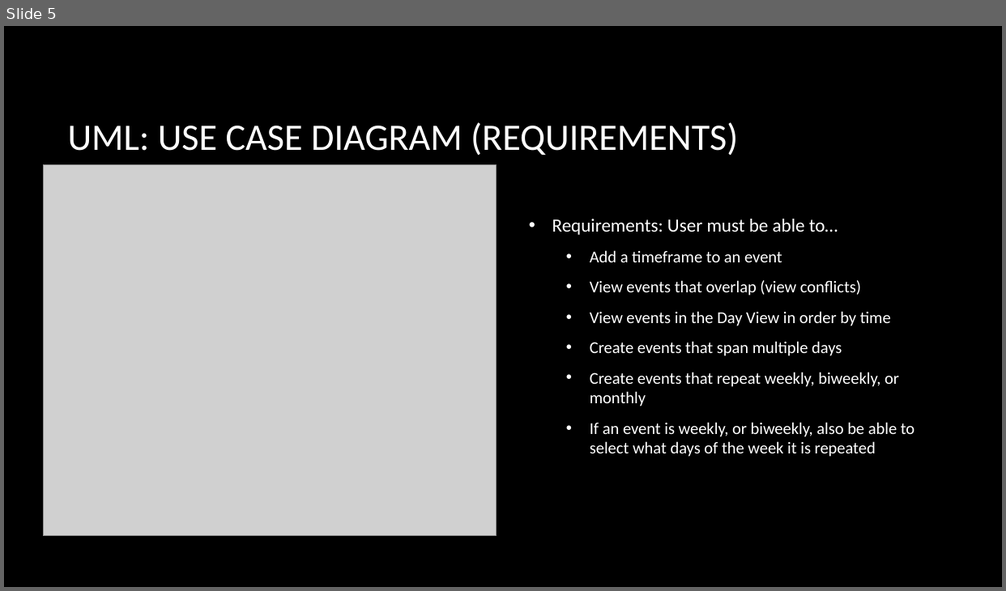
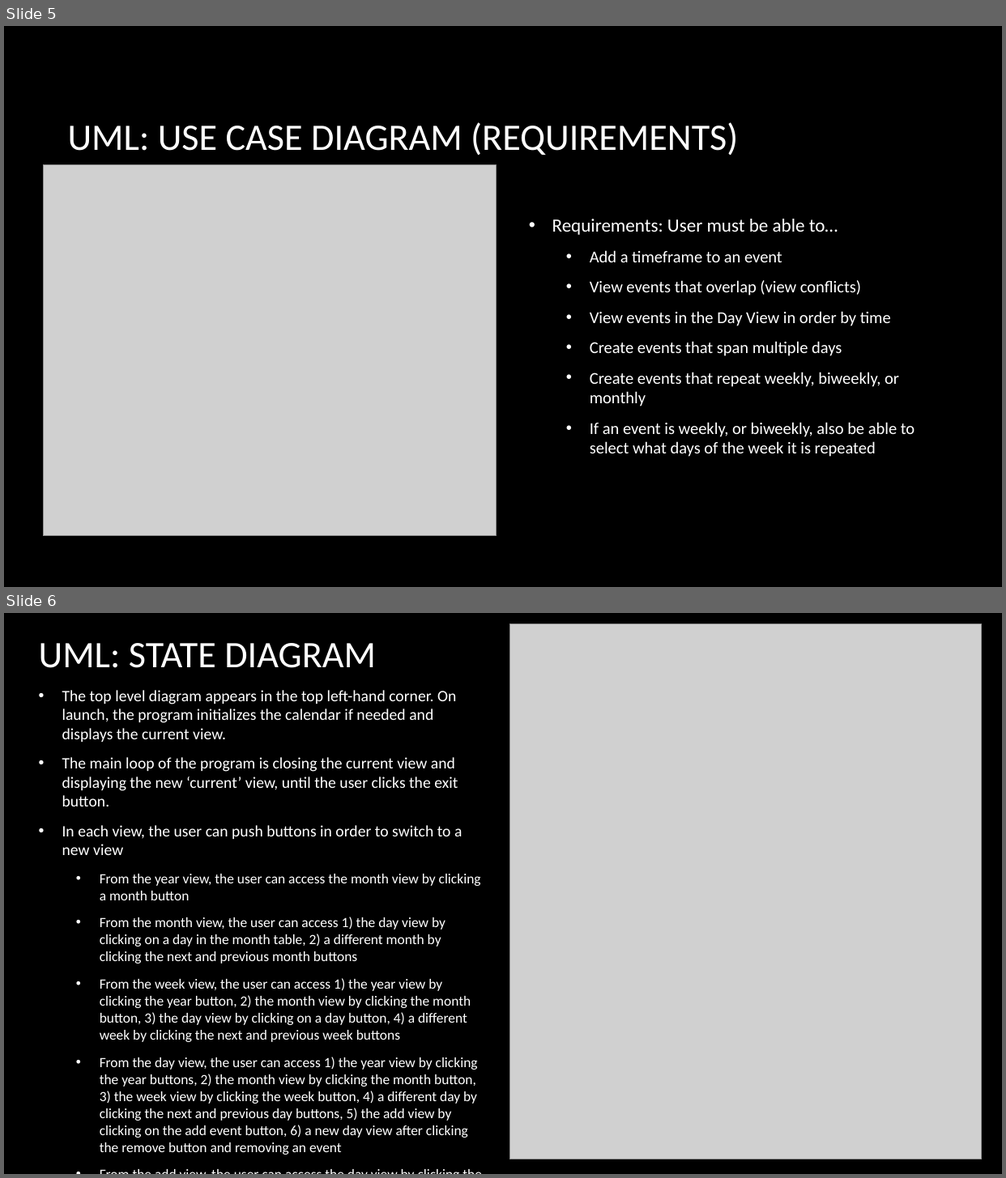
Before and after one commit to StephenWFulton/JavaCalendar, a slide deck: Project2Presentation.pptx. Shown one above the other, each under a label of ours: slide 5 before the commit, slides 5 and 6 after it. The pictures are 1006x591 and 1006x1178 pixels, drawn with LibreOffice and Linux fonts; fonts in the diff are those of the drawing; grey boxes stand for pictures; background and template pictures are left out. Boxes give left, top, right and bottom in pixels: in the first picture for what was removed or moved away, otherwise in the second. Text is boxed around its words. In the diff, an @@ line names an element or a change of style, - is before the commit and + after.

```diff
--- a/Project2Presentation.pptx
+++ b/Project2Presentation.pptx
@@ slide 6 added at (4,613,1002,1174), background picture (left out) @@
@@ picture added at (510,624,982,1161) @@
@@ title added at (39,643,376,668), 36 pt, text #FFFFFF @@
+UML: STATE DIAGRAM
@@ text added at (62,690,481,1155), 13.6 pt, text #FFFFFF @@
+• The top level diagram appears in the top left-hand corner. On launch, the program initializes the calendar if needed and displays the current view.
+• The main loop of the program is closing the current view and displaying the new ‘current’ view, until the user clicks the exit button.
+• In each view, the user can push buttons in order to switch to a new view
+  • From the year view, the user can access the month view by clicking a month button
+  • From the month view, the user can access 1) the day view by clicking on a day in the month table, 2) a different month by clicking the next and previous month buttons
+  • From the week view, the user can access 1) the year view by clicking the year button, 2) the month view by clicking the month button, 3) the day view by clicking on a day button, 4) a different week by clicking the next and previous week buttons
+  • From the day view, the user can access 1) the year view by clicking the year buttons, 2) the month view by clicking the month button, 3) the week view by clicking the week button, 4) a different day by clicking the next and previous day buttons, 5) the add view by clicking on the add event button, 6) a new day view after clicking the remove button and removing an event
+  • From the add view, the user can access the day view by clicking the cancel button, or the save button after choosing options to add a new event and adding the event
```
Also in this commit, not shown: 2 slides changed, 3 other slides added, 5 slides removed, 59 other files.
